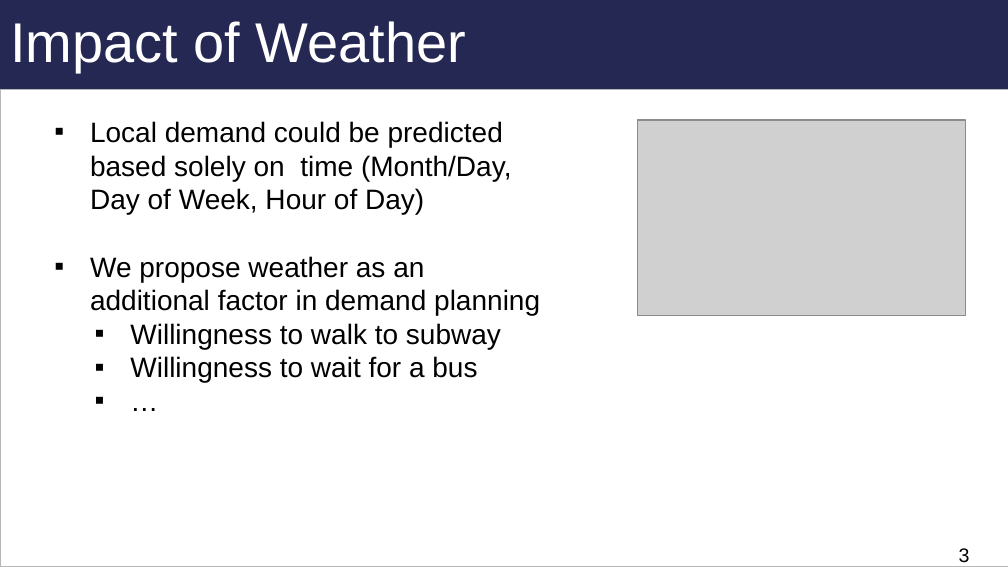
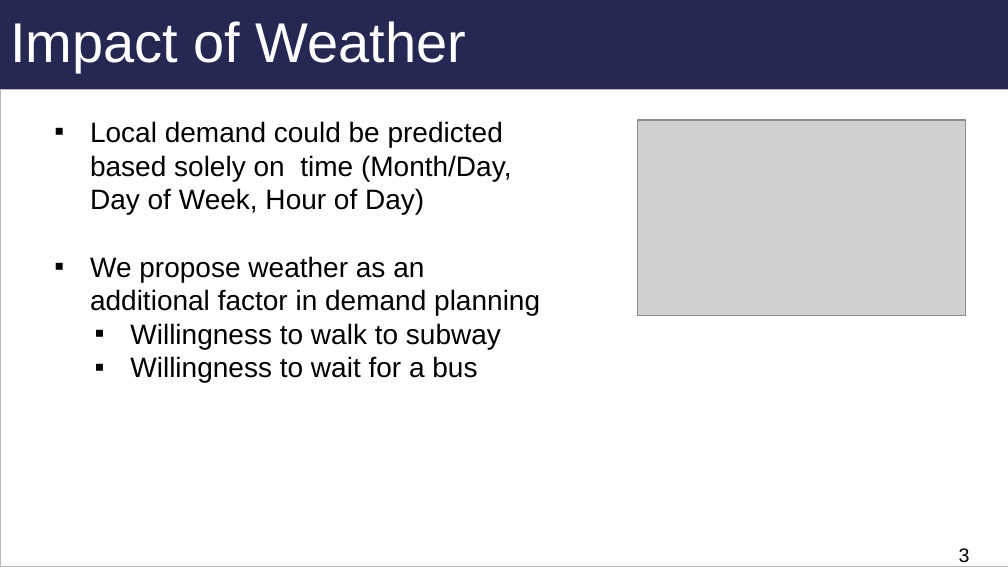
Before and after one commit to blakkan/CabStuff, a slide deck: slide 3 of W205-TaxiNYC-FinalPresentation-JB-RN-AP.pptx. Drawn at 1008x567 pixels with LibreOffice and Linux fonts; fonts in the diff are those of the drawing; grey boxes stand for pictures. Boxes give left, top, right and bottom in pixels: in the first picture for what was removed or moved away, otherwise in the second. Text is boxed around its words. In the diff, an @@ line names an element or a change of style, - is before the commit and + after.

```diff
--- a/W205-TaxiNYC-FinalPresentation-JB-RN-AP.pptx
+++ b/W205-TaxiNYC-FinalPresentation-JB-RN-AP.pptx
@@ text at (x1=90, y1=121, x2=540, y2=383): paragraph removed @@
-  ▪ …
```
Also in this commit, not shown: 1 other slide changed.
